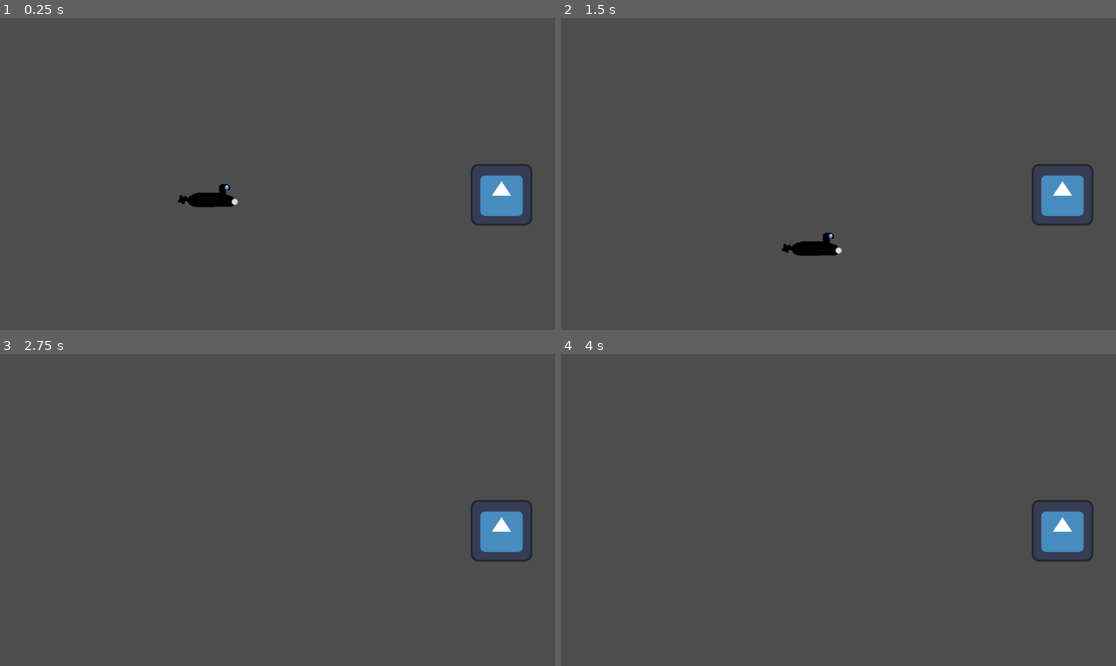
Above: before the commit, frames 1-4 (two rows, left to right).
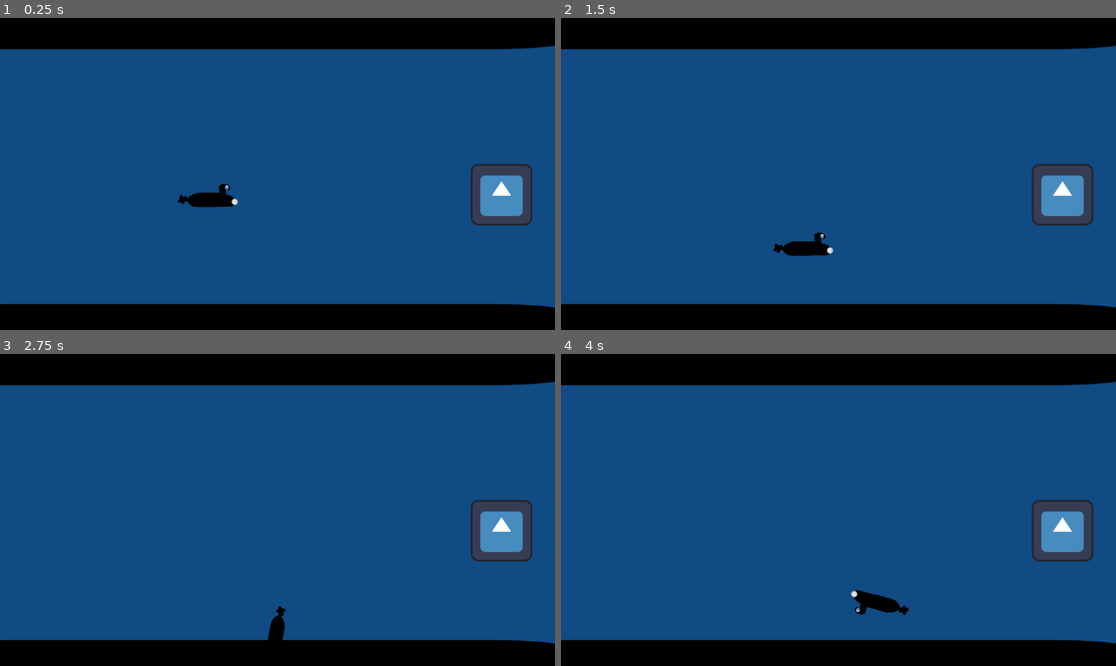
Above: after the commit, the same moments.

Repository: EddieRowe/godot-wild-jam-82
Game: Godot game, scene res://levels/level_1.tscn
Two runs of this game, one before a commit and one after it. Both use one fixed random seed, a clock stepped at 60 frames per second and the inputs below. The engine's default icon, where the game draws it, is replaced by a stand-in: a white triangle on a blue panel in a dark square.
Inputs:
- Up to frame 1 (0.25 s): no input
- Up to frame 2 (1.5 s): hold Right (ui_right) 0.53-1.28 s; hold Left (ui_left) from 1.28 s (still down)
- Up to frame 3 (2.75 s): release Left (ui_left) at 2.03 s; hold Right (ui_right) from 2.03 s (still down)
- Up to frame 4 (4 s): release Right (ui_right) at 2.78 s; hold Up (ui_up) 2.78-3.53 s; hold Left (ui_left) from 3.53 s (still down)

The runs differ from the first frame. In frame 1, 97% of the frame differs, in the area x 0-100%, y 0-100%; in frame 2, 98%; in frame 3, 98%; in frame 4, 98%.

Commit message:
obstacles & boundaries

Diff:
--- a/levels/level_1.tscn
+++ b/levels/level_1.tscn
@@ -1,12 +1,23 @@
-[gd_scene load_steps=4 format=3 uid="uid://cnep5qop4e823"]
+[gd_scene load_steps=6 format=3 uid="uid://cnep5qop4e823"]
 
 [ext_resource type="PackedScene" uid="uid://cphyt7srqwafr" path="res://prefabs/Player.tscn" id="1_vn7o3"]
+[ext_resource type="Script" uid="uid://dgvltd8eyaevh" path="res://scripts/obstacle.gd" id="2_bt44k"]
 [ext_resource type="Texture2D" uid="uid://b75ada0rusxps" path="res://icon.svg" id="2_jirdo"]
 
 [sub_resource type="CircleShape2D" id="CircleShape2D_vn7o3"]
 radius = 61.0737
 
+[sub_resource type="RectangleShape2D" id="RectangleShape2D_bt44k"]
+size = Vector2(1194, 119)
+
 [node name="Level1" type="Node2D"]
+
+[node name="ColorRect" type="ColorRect" parent="."]
+offset_left = -303.0
+offset_top = -278.0
+offset_right = 1282.0
+offset_bottom = 660.0
+color = Color(0.0666667, 0.294118, 0.517647, 1)
 
 [node name="Player" parent="." instance=ExtResource("1_vn7o3")]
 position = Vector2(406, 276)
@@ -14,13 +25,44 @@
 [node name="Camera2D" type="Camera2D" parent="Player"]
 position = Vector2(143, -49)
 
-[node name="RigidBody2D" type="RigidBody2D" parent="."]
+[node name="RockRigidBody2D" type="RigidBody2D" parent="." groups=["Obstacle"]]
 position = Vector2(1014, 270)
 gravity_scale = 0.0
 freeze = true
+script = ExtResource("2_bt44k")
 
-[node name="CollisionShape2D" type="CollisionShape2D" parent="RigidBody2D"]
+[node name="CollisionShape2D" type="CollisionShape2D" parent="RockRigidBody2D"]
 shape = SubResource("CircleShape2D_vn7o3")
 
-[node name="Sprite2D" type="Sprite2D" parent="RigidBody2D"]
+[node name="Sprite2D" type="Sprite2D" parent="RockRigidBody2D"]
 texture = ExtResource("2_jirdo")
+
+[node name="Boundaries" type="Node2D" parent="."]
+
+[node name="BOUNDARYRigidBody2D" type="RigidBody2D" parent="Boundaries" groups=["Obstacle"]]
+position = Vector2(489, -96)
+freeze = true
+script = ExtResource("2_bt44k")
+
+[node name="CollisionShape2D" type="CollisionShape2D" parent="Boundaries/BOUNDARYRigidBody2D"]
+position = Vector2(65, -0.5)
+shape = SubResource("RectangleShape2D_bt44k")
+
+[node name="Sprite2D" type="Sprite2D" parent="Boundaries/BOUNDARYRigidBody2D"]
+self_modulate = Color(0, 0, 0, 1)
+scale = Vector2(10.36, 1)
+texture = ExtResource("2_jirdo")
+
+[node name="BOUNDARYRigidBody2D2" type="RigidBody2D" parent="Boundaries" groups=["Obstacle"]]
+position = Vector2(489, 561)
+freeze = true
+script = ExtResource("2_bt44k")
+
+[node name="CollisionShape2D" type="CollisionShape2D" parent="Boundaries/BOUNDARYRigidBody2D2"]
+position = Vector2(65, -0.5)
+shape = SubResource("RectangleShape2D_bt44k")
+
+[node name="Sprite2D" type="Sprite2D" parent="Boundaries/BOUNDARYRigidBody2D2"]
+self_modulate = Color(0, 0, 0, 1)
+scale = Vector2(10.36, 1)
+texture = ExtResource("2_jirdo")
--- a/prefabs/Player.tscn
+++ b/prefabs/Player.tscn
@@ -21,8 +21,9 @@
 [node name="Sprite2D" type="Sprite2D" parent="RigidBody2D"]
 texture = ExtResource("2_ay6yh")
 
-[node name="Health" type="Node2D" parent="."]
+[node name="Health" type="Node2D" parent="." node_paths=PackedStringArray("player_movement")]
 script = ExtResource("3_ay6yh")
+player_movement = NodePath("../RigidBody2D")
 
 [node name="Repair Timer" type="Timer" parent="Health"]
 autostart = true
--- a/project.godot
+++ b/project.godot
@@ -14,3 +14,7 @@
 run/main_scene="uid://cnep5qop4e823"
 config/features=PackedStringArray("4.4", "Forward Plus")
 config/icon="res://icon.svg"
+
+[global_group]
+
+Obstacle=""
--- a/scripts/health.gd
+++ b/scripts/health.gd
@@ -6,19 +6,21 @@
 var current_health : int = 100
 var repair_health : int = 1
 
+@export var player_movement : PlayerMovement
 
 func _ready() -> void:
 	print("health initialised")
 
 func _take_damage(amount: int) -> void:
-	print("took damage")
+	print("took damage" + str(amount))
 	current_health -= amount
 	if current_health <= 0:
 		current_health = 0
+		player_movement.can_move = false
 		#queue_free()
 
 
 func _on_repair_timer_timeout() -> void:
-	if current_health < max_health:
+	if current_health < max_health and player_movement.can_move:
 		current_health += 1
-		#print("repairing")
+		print("repairing")
--- /dev/null
+++ b/scripts/obstacle.gd
@@ -0,0 +1,4 @@
+extends RigidBody2D
+class_name Obstacle
+
+@export var damage : int = 25
--- a/scripts/submarine_script.gd
+++ b/scripts/submarine_script.gd
@@ -1,12 +1,18 @@
 extends RigidBody2D
+class_name PlayerMovement
 
-var move_speed = 100
+var move_speed = 80
 @export var health : Health
+
+var can_move : bool = true
 
 func _ready() -> void:
 	gravity_scale = 0.1
 
 func _input(event: InputEvent) -> void:
+	if !can_move:
+		return
+
 	var impulse = Vector2(0, -1)
 	var left_impulse = Vector2(-1, 0)
 	var right_impulse = Vector2(1, 0)
@@ -20,6 +26,12 @@
 	if event.is_action("ui_right"):
 		apply_impulse(right_impulse*move_speed)
 
+func _process(delta: float) -> void:
+	pass
+
+func _physics_process(delta: float) -> void:
+	pass
 
 func _on_body_entered(body: Node) -> void:
-	health._take_damage(50)
+	if body.is_in_group("Obstacle"):
+		health._take_damage(body.damage)
Not shown, added: scripts/obstacle.gd.uid
